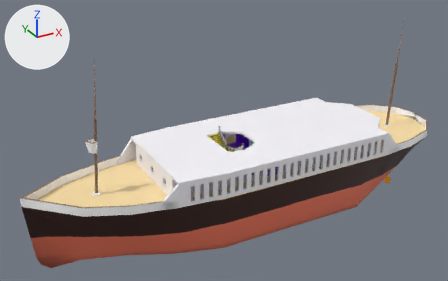
An edit to the FBX model Assets/GROUPFOLDER/Prefabs/Ship/P_Ship.fbx, drawn before and after from the same camera.
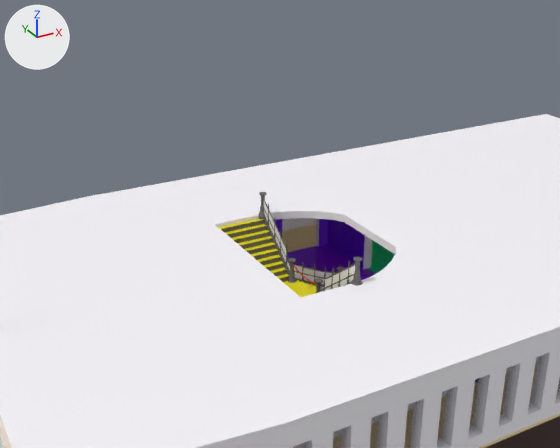
Old and new are each drawn whole from a camera (50 mm lens) standing at (-40.9, -65.1, 36.0) and looking at (-4.5, 1.1, 2.9) and again close up from a camera (50 mm lens) standing at (-16.6, -20.9, 14.7) and looking at (-2.9, 4.0, 2.3). Every picture has the same lights, and +X, +Y and +Z are marked at upper left. The last two pictures show the newer version. Where no turn or scale is listed for an object, it has been applied to the vertices. Vertices at exactly the same position are counted once.

Objects in the first close-up: 'Block', 'FloorMainDeck', 'Hull', 'PRODUCTION-SuperstructureDeck1', 'Staircase', 'SuperstructureDeck2', 'Windows'.
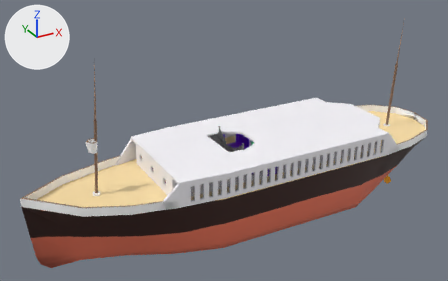
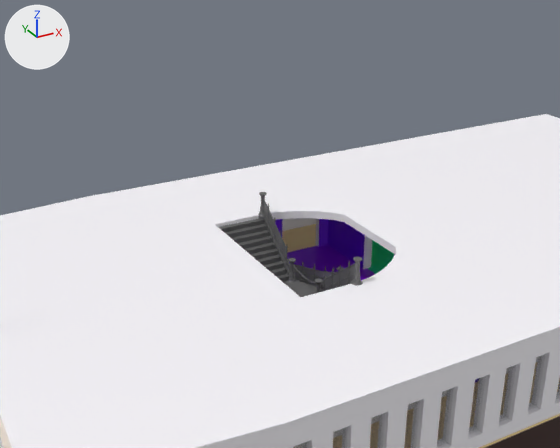
Changed parts and their boxes [x1, y1, x2, y2] in the close-ups (560 x 448 px):
'Block', deleted
    before: [293, 264, 316, 284]
part 1 of me_staircase_002, recoloured
    both: [264, 202, 355, 292]
part 2 of me_staircase_002, recoloured
    both: [218, 219, 316, 297]

The edits, one by one:
me_staircase_002 is used by ob_staircase; location (0.0, 0.0, 0.0).
me_staircase_002 had 58038 vertices, 55976 faces and spanned x -6.14..-1.14, y -3.37..3.37, z -3.54..4.09.
me_staircase_002 now has 58122 vertices, 56048 faces and spans x -6.14..-1.14, y -3.37..3.37, z -3.54..4.09.
me_staircase_002 part 1: 60 faces spanning x -4.1..-1.31, y -3.16..3.16, z -3.13..3.91 switch from mat_railing (white #e7e7e7) to mat_staircase (dark grey #616161).
me_staircase_002 part 2: 68 faces spanning x -6.14..-1.35, y -3.15..3.15, z -3.19..3.12 switch from mat_floor (yellow #e7d900) to mat_staircase (dark grey #616161).
Edits to the shape of me_staircase_002 do not show in these pictures.
Object 'Block' (ob_block) is deleted.
